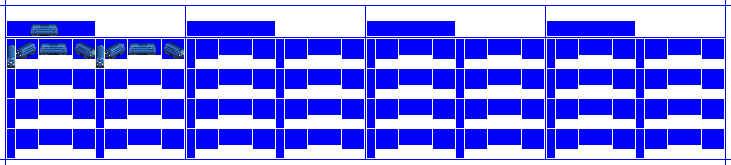
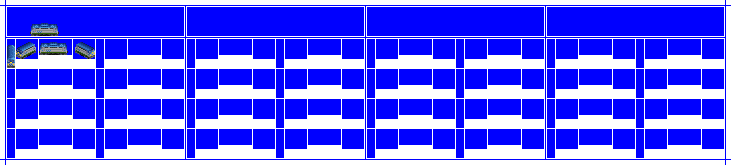
Comparing the layer stacks of the two 731 × 165 images. Changes:
painted on "Lights" over 97, 52, 184, 65
added layer "Liv17" above "Liv16" over 7, 23, 95, 68
hid "CC1", painted on it over 7, 23, 184, 68
painted on "Background" over 7, 7, 724, 36